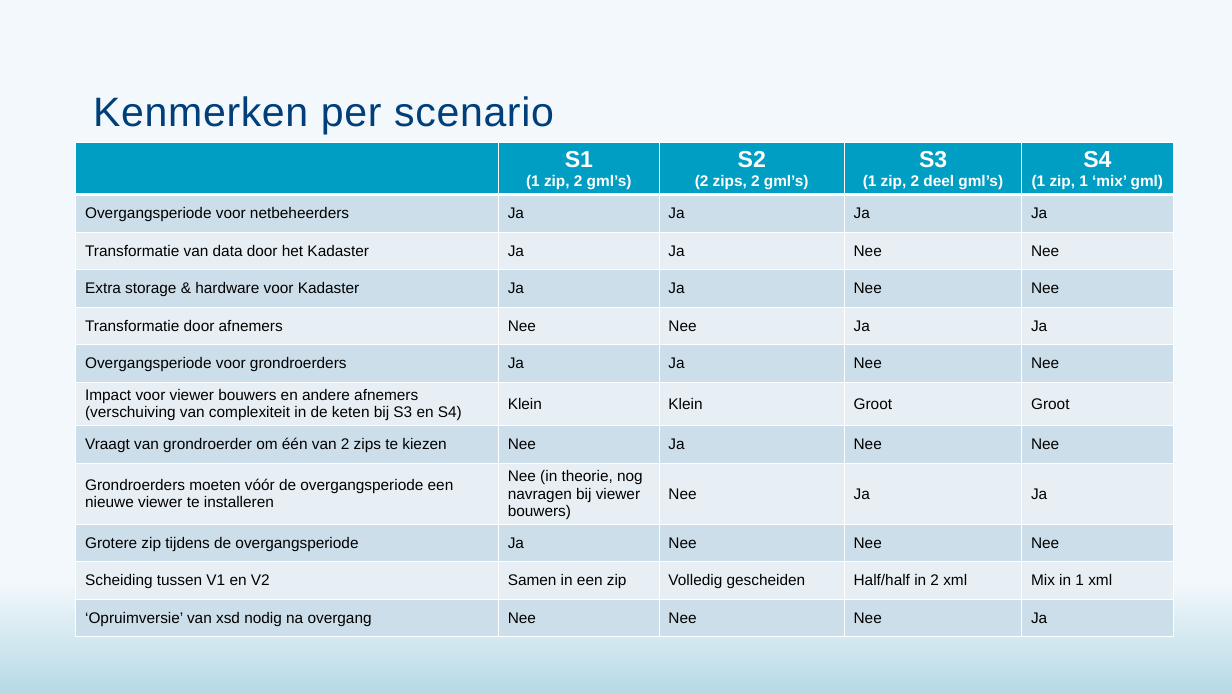
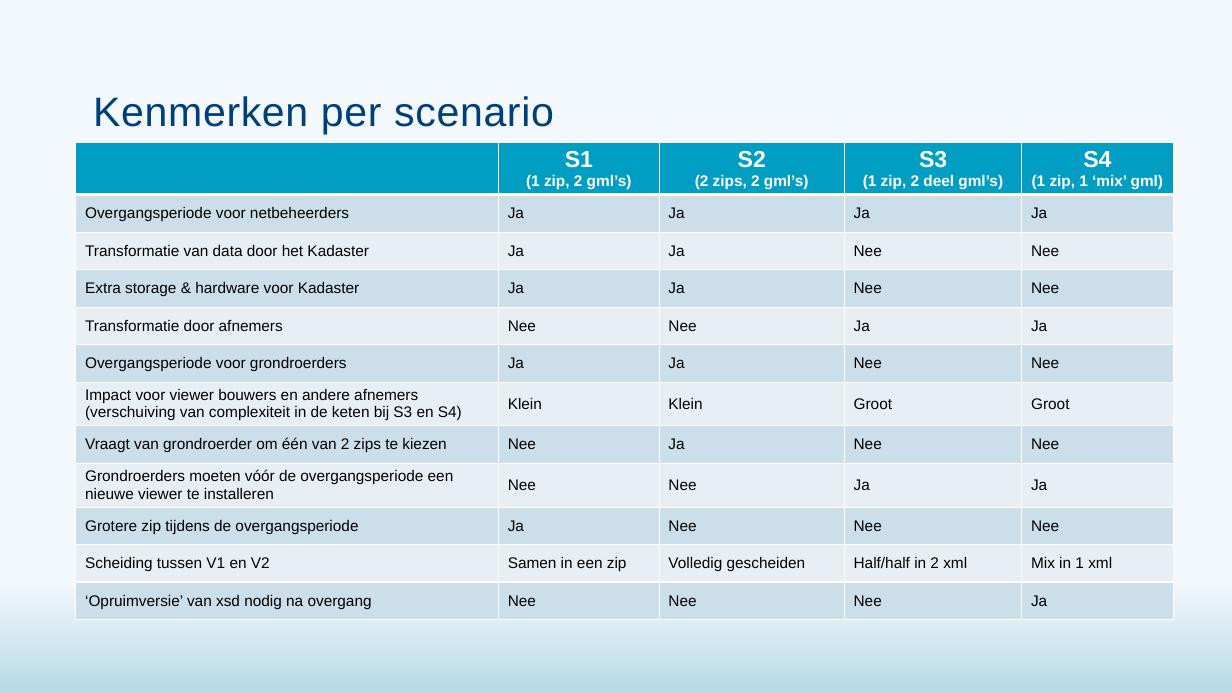
Before and after one commit to kadaster/klic-win, a slide deck: slide 10 of Beheren standaarden KLIC/KLIC versie update strategie (2020-06-05).ppsx. Drawn at 1232x693 pixels with LibreOffice and Linux fonts; fonts in the diff are those of the drawing; background and template pictures are left out. Boxes give left, top, right and bottom in pixels: in the first picture for what was removed or moved away, otherwise in the second. Text is boxed around its words. In the diff, an @@ line names an element or a change of style, - is before the commit and + after.

Commit message:
KLIC versie update strategie - concept 05-06-2020

```diff
--- a/Beheren standaarden KLIC/KLIC versie update strategie (2020-06-05).ppsx
+++ b/Beheren standaarden KLIC/KLIC versie update strategie (2020-06-05).ppsx
@@ table at (76,142,1173,628) @@
-row 9, column 2: Nee (in theorie, nog navragen bij viewer bouwers)
+row 9, column 2: Nee
```
